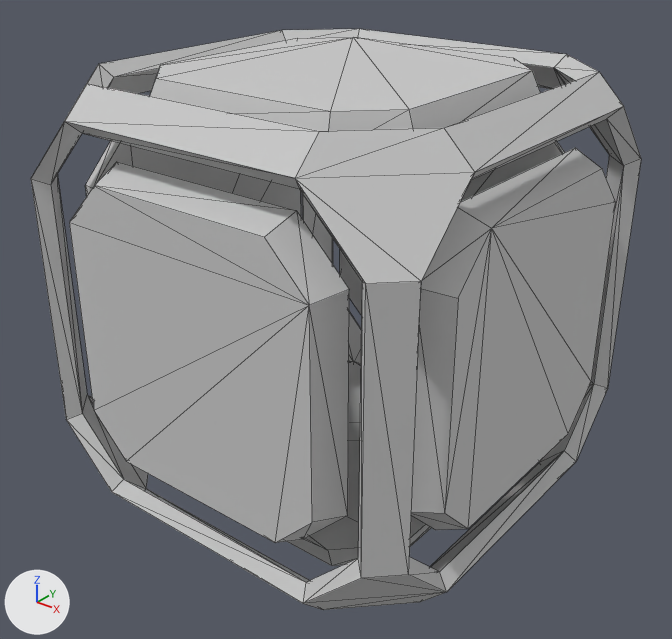
Before and after pictures for a commit that changed the FBX model Assets/Game Assets/IMPORTS/Deco Platforms/boxMetal02.FBX.
Before and after are seen from a 50 mm lens placed at (1.235, -1.571, 0.879), pointed at (0.009, -0.038, -0.072). The axes (+X, +Y, +Z) are drawn at lower left. The lights are the same throughout. Mesh edges are drawn as thin lines. Where no turn or scale is listed for an object, it has been applied to the vertices.

Script lines for the objects in view, before the commit:
```python
me_mesh = bpy.data.meshes.new('Mesh')
me_mesh.from_pydata(...)  # 192 vertices, 376 faces; spans x -0.5..0.5, y -0.5..0.5, z -0.5..0.5
me_mesh.materials.append(mat_02___default)  # light grey #cacaca
ob_boxmetal02 = bpy.data.objects.new('boxMetal02', me_mesh)
ob_boxmetal02.location = (0.0, 0.0, 0.0)
```
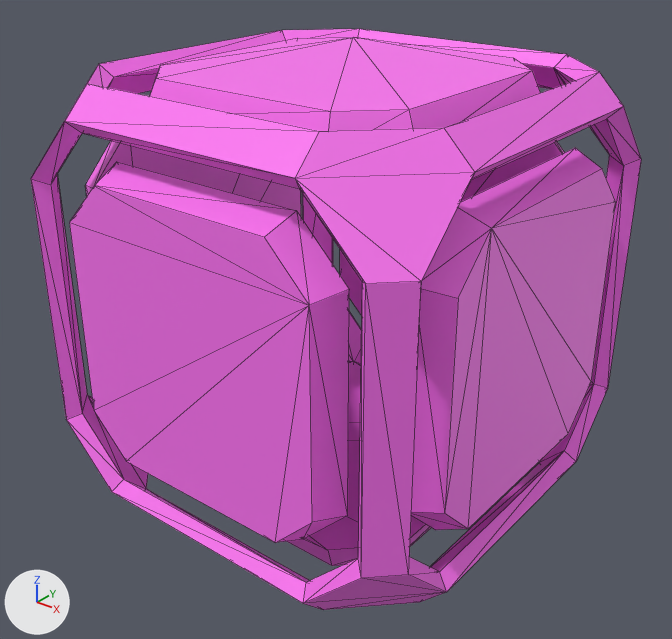
Changed parts and their boxes (x1, y1, x2, y2) in the pictures (672 x 639 px):
'boxMetal02', recoloured (grey to pink)
    both: (31, 29, 641, 610)

What changed in the scene script:
```text
Add img_exit_png:
    img_exit_png = load_image('exit.png', '../../TEXTURES/exit.png', 128, 128, 'sRGB')
Add mat_phong2:
    mat_phong2 = principled_material('phong2')
    mat_phong2.texture = img_exit_png
    mat_phong2.roughness = 0.553
Change me_mesh:
    where me_mesh.from_pydata(...)  # 192 vertices, 376 faces; spans x -0.5..0.5, y -0.5..0.5, z -0.5..0.5
    remove me_mesh.materials.append(mat_02___default)  # light grey #cacaca
    add me_mesh.materials.append(mat_phong2)  # picture img_exit_png
```
